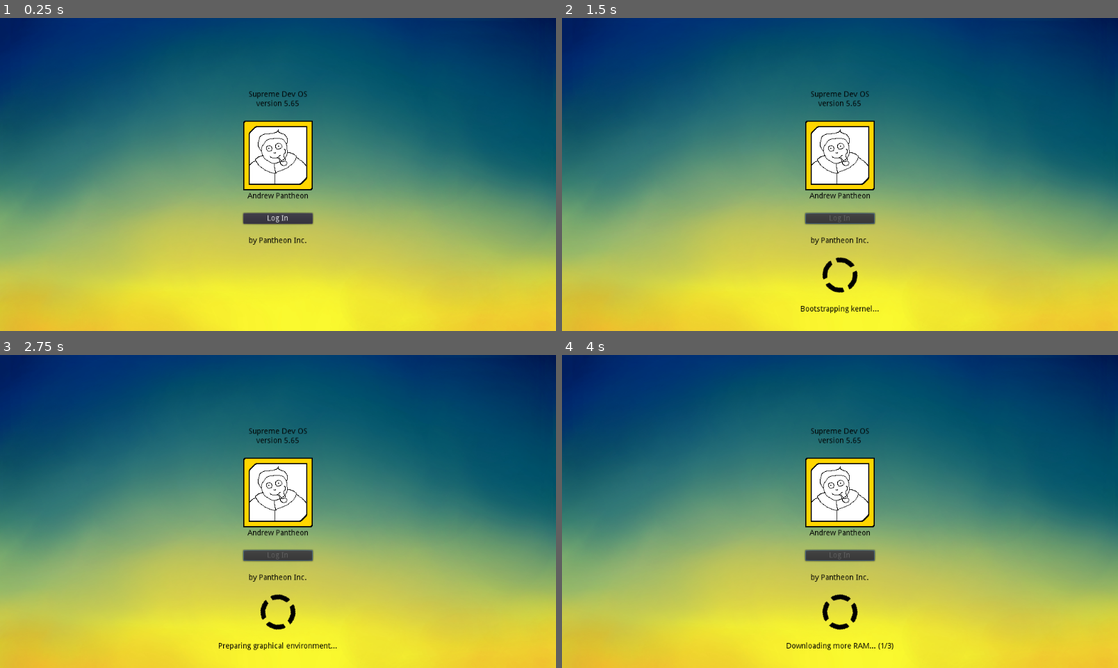
Above: before the commit, frames 1-4 (two rows, left to right).
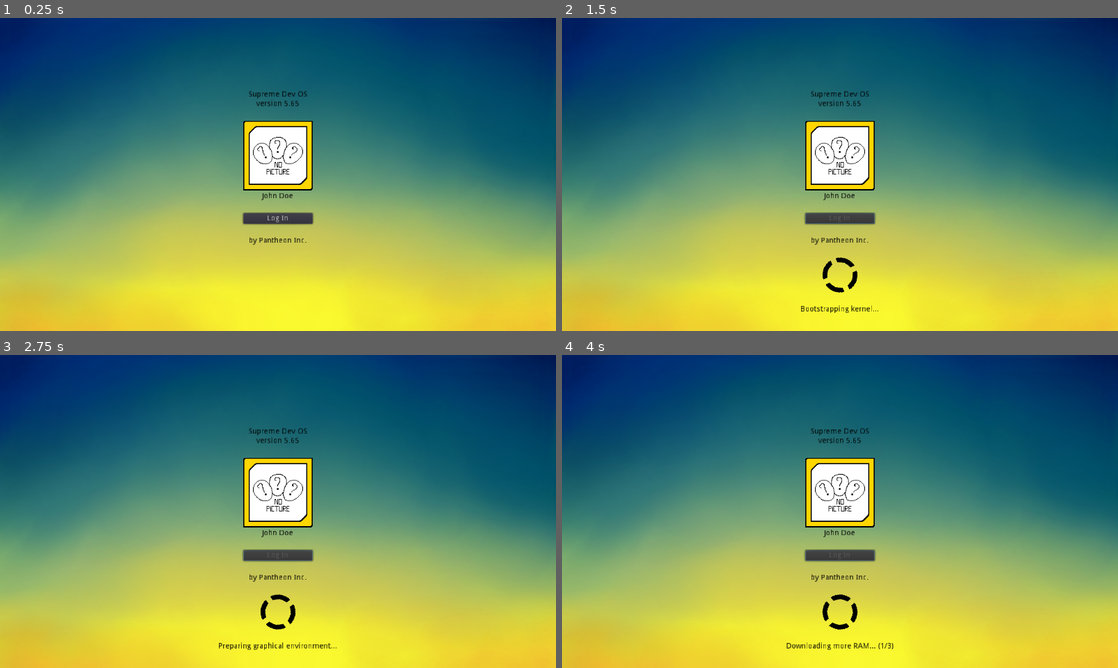
Above: after the commit, the same moments.

Repository: 2shady4u/supreme-dev-os
Game: Godot game, scene res://src/Startup.tscn
Two runs of this game, one before a commit and one after it. Both use one fixed random seed, a clock stepped at 60 frames per second and the inputs below. The engine's default icon, where the game draws it, is replaced by a stand-in: a white triangle on a blue panel in a dark square. Sound files missing from this copy of the repository are replaced by a short silence.
Inputs (mouse positions are in pixels of both pictures, inside the frame that each line leads up to):
- Up to frame 1 (0.25 s): no input
- Up to frame 2 (1.5 s): click "Log In" at 0.5 s; tap Enter (confirm) at 1.25 s; move the mouse to (962, 158) at 1.27 s; hold Enter (confirm) from 1.28 s (still down); click (962, 158) at 1.42 s
- Up to frame 3 (2.75 s): release Enter (confirm) at 2 s; tap R (restart) at 2 s; drag from (166, 527) to (250, 574) at 2.02 s
- Up to frame 4 (4 s): move the mouse to (895, 442) at 2.77 s; hold Enter (confirm) 2.78-3.5 s; click (895, 442) at 2.92 s; drag from (812, 574) to (673, 464) at 3.52 s

The runs differ from the first frame. In frame 1, 0.6% of the frame differs, in the area x 43-57%, y 23-73%; in frame 2, 0.7%; in frame 3, 0.7%, in the area x 39-61%, y 23-95%; in frame 4, 0.7%.

Commit message:
Fix multiple bugs and add more assets

Diff:
--- a/godot_project/project.godot
+++ b/godot_project/project.godot
@@ -39,6 +39,8 @@
 [display]
 
 window/size/height=576
+window/stretch/mode="2d"
+window/stretch/aspect="keep_height"
 
 [importer_defaults]
 
--- a/godot_project/src/Game.tscn
+++ b/godot_project/src/Game.tscn
@@ -85,10 +85,12 @@
 margin_top = -112.0
 margin_right = 182.0
 margin_bottom = 112.0
+popup_exclusive = true
 
 [node name="Olympus" parent="Windows" instance=ExtResource( 7 )]
 margin_left = -240.0
 margin_right = 240.0
+mouse_filter = 1
 
 [node name="Terminal" parent="Windows" instance=ExtResource( 1 )]
 
--- a/godot_project/src/Olympus.gd
+++ b/godot_project/src/Olympus.gd
@@ -38,7 +38,7 @@
 		"minimum_version": 0.0,
 		"failure_message": "Olympus could not satisfy loading dependency of the `ENC` file format!\nRECOMMENDATION: install program `ERROR:: PROGRAM BLOCKLISTED BY PANTHEON` to be able to load `ENC` file format."
 	}],
-	"png": [{
+	"import": [{
 		"id": "pngeon",
 		"minimum_version": 0.0,
 		"failure_message": "Olympus could not satisfy loading dependency of the `PNG` file format!\nRECOMMENDATION: install program `pngeon` to be able to load `PNG` file format."
--- a/godot_project/src/Startup.tscn
+++ b/godot_project/src/Startup.tscn
@@ -3,7 +3,7 @@
 [ext_resource path="res://graphics/backgrounds/temp_background.jpg" type="Texture" id=1]
 [ext_resource path="res://src/Startup.gd" type="Script" id=2]
 [ext_resource path="res://graphics/startup/border.png" type="Texture" id=3]
-[ext_resource path="res://graphics/startup/portrait.png" type="Texture" id=4]
+[ext_resource path="res://graphics/startup/portrait_john.png" type="Texture" id=4]
 [ext_resource path="res://graphics/startup/loading.png" type="Texture" id=5]
 
 [node name="Startup" type="Control"]
@@ -71,7 +71,7 @@
 margin_right = 1024.0
 margin_bottom = 146.0
 custom_colors/font_color = Color( 0, 0, 0, 1 )
-text = "Andrew Pantheon"
+text = "John Doe"
 align = 1
 __meta__ = {
 "_edit_use_anchors_": false
--- a/godot_project/src/Terminal.gd
+++ b/godot_project/src/Terminal.gd
@@ -58,6 +58,7 @@
 			if split.size() != 0:
 				var label := Label.new()
 				label.text = "Command `{0}` does not allow the use of additional parameters".format([command_id])
+				label.autowrap = true
 				$SC/VB.add_child(label)
 			else:
 				callback.call_func()
@@ -65,6 +66,7 @@
 			if split.size() > number_of_parameters:
 				var label := Label.new()
 				label.text = "Command `{0}` requires {1} additional parameter(s), supplied console command contained {2}".format([command_id, number_of_parameters, split.size()])
+				label.autowrap = true
 				$SC/VB.add_child(label)
 			else:
 				callback.call_func(split)
@@ -90,6 +92,11 @@
 		"show_on_help": false,
 		"callback": funcref(self, "show_service_number")
 	},
+	"change_volume": {
+		"show_on_help": false,
+		"callback": funcref(self, "change_volume"),
+		"number_of_parameters": 1
+	},
 	"list": {
 		"description": "List all installed programs and their versions",
 		"callback": funcref(self, "list_programs")
@@ -118,12 +125,33 @@
 	hide()
 
 func terminal_failure():
-	var label = Label.new()
+	var label := Label.new()
 	label.text = \
 	"""Command was not recognized or is faulty!
 	New here? Type `help` to get a handy list of commands!"""
-
-	$SC/VB.add_child(label)
+	label.autowrap = true
+
+	$SC/VB.add_child(label)
+
+func change_volume(parameters : Array = []):
+	var volume_linear := NAN
+	if not parameters.empty():
+		volume_linear = clamp(float(parameters[0]), 0.0, 100.0)
+
+	if is_nan(volume_linear):
+		var label := Label.new()
+		label.text = "Command `change_volume` requires single space separated parameter `volume_percentage`"
+		label.autowrap = true
+		$SC/VB.add_child(label)
+	else:
+		var volume_db : float = 20*log(float(volume_linear)/100.0)/log(10.0)
+		# -INF (when new_value = 0) doesn't seem to pose any issues!
+		AudioServer.set_bus_volume_db(AudioServer.get_bus_index("Master"), volume_db)
+
+		var label := Label.new()
+		label.text = "NINJA MASTER -> I changed the master volume to {0}%, kohai!".format([volume_linear])
+		label.autowrap = true
+		$SC/VB.add_child(label)
 
 func update_program(parameters : Array = []):
 	var program_id := ""
@@ -133,10 +161,12 @@
 	if program_id.empty():
 		var label := Label.new()
 		label.text = "Command `update` requires single space separated parameter `program_id`"
+		label.autowrap = true
 		$SC/VB.add_child(label)
 	elif not program_id in State.programs.keys():
 		var label := Label.new()
 		label.text = "Program with `program_id` = {0} is not installed on this device".format([program_id])
+		label.autowrap = true
 		$SC/VB.add_child(label)
 	else:
 		block_terminal = true
@@ -155,10 +185,12 @@
 	if program_id.empty():
 		var label := Label.new()
 		label.text = "Command `install` requires single space separated parameter `program_id`"
+		label.autowrap = true
 		$SC/VB.add_child(label)
 	elif program_id in State.programs.keys():
 		var label := Label.new()
 		label.text = "Program with `program_id` = {0} is already installed on this device".format([program_id])
+		label.autowrap = true
 		$SC/VB.add_child(label)
 	else:
 		block_terminal = true
@@ -172,6 +204,7 @@
 func _on_update_completed(update_text : String):
 	var label := Label.new()
 	label.text = update_text
+	label.autowrap = true
 	$SC/VB.add_child(label)
 
 	block_terminal = false
@@ -180,15 +213,17 @@
 func _on_install_completed(install_text : String):
 	var label := Label.new()
 	label.text = install_text
+	label.autowrap = true
 	$SC/VB.add_child(label)
 
 	block_terminal = false
 	add_terminal_edit()
 
 func show_service_number():
-	var label = Label.new()
+	var label := Label.new()
 	# Will have to be randomly generated at start by Flow.gd!
 	label.text = "A5U8CC"
+	label.autowrap = true
 
 	$SC/VB.add_child(label)
 
@@ -209,6 +244,7 @@
 			var label := Label.new()
 			label.text = key + " - "
 			label.text += terminal_commands[key].get("description", "no description available")
+			label.autowrap = true
 
 			$SC/VB.add_child(label)
 
@@ -217,6 +253,7 @@
 		if program.show_on_list:
 			var label := Label.new()
 			label.text = "`{0}`\nversion: {1}\ndescription: {2}\n".format([program.id, program.version, program.description])
+			label.autowrap = true
 
 			$SC/VB.add_child(label)
 
--- a/godot_project/src/autoload/Flow.gd
+++ b/godot_project/src/autoload/Flow.gd
@@ -105,6 +105,21 @@
 	else:
 		push_error("Failed to open '{0}', check file availability!".format([path]))
 
+const USER_SETTINGS := {
+	"default": {
+		"name": "John Doe",
+		"portrait_texture": ""
+	},
+	"lucas_tillborg": {
+		"name": "Lucas Tillborg",
+		"portrait_texture": ""
+	},
+	"andrew_pantheon": {
+		"name": "Andrew Pantheon",
+		"portrait_texture": ""
+	}
+}
+
 const PROGRAM_SETTINGS := {
 	"godot": {
 		"extension": "exe",
@@ -160,7 +175,12 @@
 		"show_on_boot": true,
 		"description": "Sound driver for pitch-perfect sound design",
 		"icon_texture": preload("res://graphics/program_icons/ninja.png"),
-		"slogan": "The Art of Silence"
+		"slogan": "The Art of Silence",
+		"hidden_commands": [{
+			"id": "change_volume",
+			"inputs": ["volume_percentage"],
+			"description": "Change the master volume of the NINJA MASTER sound card.\nInput values are clamped between 0 and 100."
+		}]
 	},
 	"brendai": {
 		"name": "BrendAI (AI Companion)",
--- a/godot_project/src/autoload/Program.gd
+++ b/godot_project/src/autoload/Program.gd
@@ -64,6 +64,10 @@
 func get_default_version() -> bool:
 	return Flow.get_program_value(id, "default_version", true)
 
-var launch_dependencies : Dictionary setget , get_launch_dependencies
-func get_launch_dependencies() -> Dictionary:
+var launch_dependencies : Array setget , get_launch_dependencies
+func get_launch_dependencies() -> Array:
 	return Flow.get_program_value(id, "launch_dependencies", [])
+
+var hidden_commands : Array setget , get_hidden_commands
+func get_hidden_commands() -> Array:
+	return Flow.get_program_value(id, "hidden_commands", [])
--- a/godot_project/src/autoload/State.gd
+++ b/godot_project/src/autoload/State.gd
@@ -156,7 +156,7 @@
 		push_error("Unable to open '{0}'-folder".format([source_folder]))
 
 func copy_folder_content(source_folder, target_folder):
-	print("Copying...")
+	#print("Copying...")
 
 	var dir : Directory = Directory.new()
 	var _error := OK
@@ -164,17 +164,17 @@
 		_error = dir.make_dir_recursive(target_folder)
 
 	if dir.open(source_folder) == OK:
-		print("Copying...2")
+		#print("Copying...2")
 		_error = dir.list_dir_begin(true)
 		var file_name : String = dir.get_next()
 		while (file_name != ""):
-			print(file_name)
+			#print(file_name)
 			if dir.current_is_dir():
 				copy_folder_content("{0}/{1}".format([source_folder, file_name]), "{0}/{1}".format([target_folder, file_name]))
 			else:
-				if file_name.get_extension() != "import":
+				if file_name.get_extension() != "png":
 					_error = dir.copy(source_folder + "/" + file_name, target_folder + "/" + file_name)
-					print(_error)
+					#print(_error)
 			file_name = dir.get_next()
 	else:
 		print("Could not open data folder (%s)."%[source_folder])
--- a/godot_project/src/boot/DriverSettings.gd
+++ b/godot_project/src/boot/DriverSettings.gd
@@ -17,6 +17,30 @@
 		$MC/VB/SloganLabel.text = program.slogan
 
 		$MC/VB/IconRect.texture = program.icon_texture
+
+		for child in $MC/VB/CommandVB.get_children():
+			$MC/VB/CommandVB.remove_child(child)
+			child.queue_free()
+
+		if program.hidden_commands.empty():
+			var label := Label.new()
+			label.text = "No custom commands are registered"
+
+			$MC/VB/CommandVB.add_child(label)
+		else:
+			for hidden_command in program.hidden_commands:
+				var id_label := Label.new()
+				id_label.text = hidden_command.get("id", "MISSING ID")
+
+				for input in hidden_command.get("inputs", []):
+					id_label.text += " `{0}`".format([input])
+				$MC/VB/CommandVB.add_child(id_label)
+
+				var description_label := Label.new()
+				description_label.text = hidden_command.get("description", "MISSING DESCRIPTION")
+				description_label.autowrap = true
+				description_label.align = Label.ALIGN_CENTER
+				$MC/VB/CommandVB.add_child(description_label)
 
 		var update_dict := LATEST_VERSION_DICT
 		if Flow.mainframe.has(program.id):
--- a/godot_project/src/olympus/ContentContainer.gd
+++ b/godot_project/src/olympus/ContentContainer.gd
@@ -17,7 +17,7 @@
 			var content : String = Flow.load_TXT(path)
 			$VB/Label.text = content
 			$VB/Label.visible = true
-		"png":
+		"import":
 			var image = Image.new()
 			var err = image.load(path)
 			if err == OK:
--- a/godot_project/src/olympus/FileDialog.gd
+++ b/godot_project/src/olympus/FileDialog.gd
@@ -3,6 +3,6 @@
 func _ready():
 	set_filters(PoolStringArray([
 		"*.txt ; TXT files",
-		"*.png ; PNG images",
+		"*.import ; PNG images",
 		"*.enc ; ENC files"
 		]))
Binary file changed: godot_project/graphics/program_icons/barracuda.png
Binary file changed: godot_project/graphics/program_icons/brendai.png
Binary file changed: godot_project/graphics/program_icons/ninja.png
Binary file added: godot_project/graphics/startup/portrait_andrew.png
Not shown, added: godot_project/graphics/startup/portrait_andrew.png.import
Binary file added: godot_project/graphics/startup/portrait_john.png
Not shown, added: godot_project/graphics/startup/portrait_john.png.import
Binary file added: godot_project/graphics/startup/portrait_lucas.png
Not shown, added: godot_project/graphics/startup/portrait_lucas.png.import
